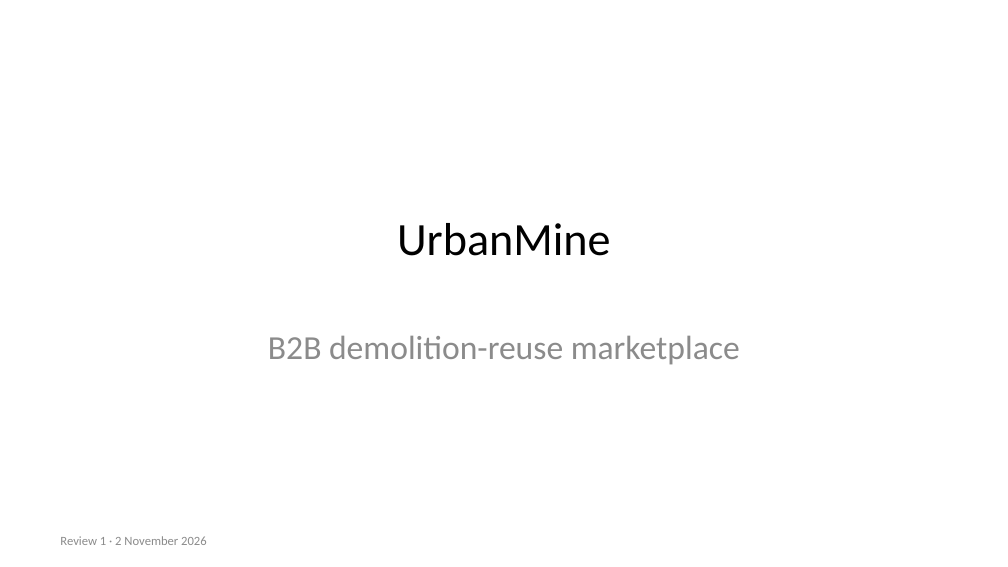
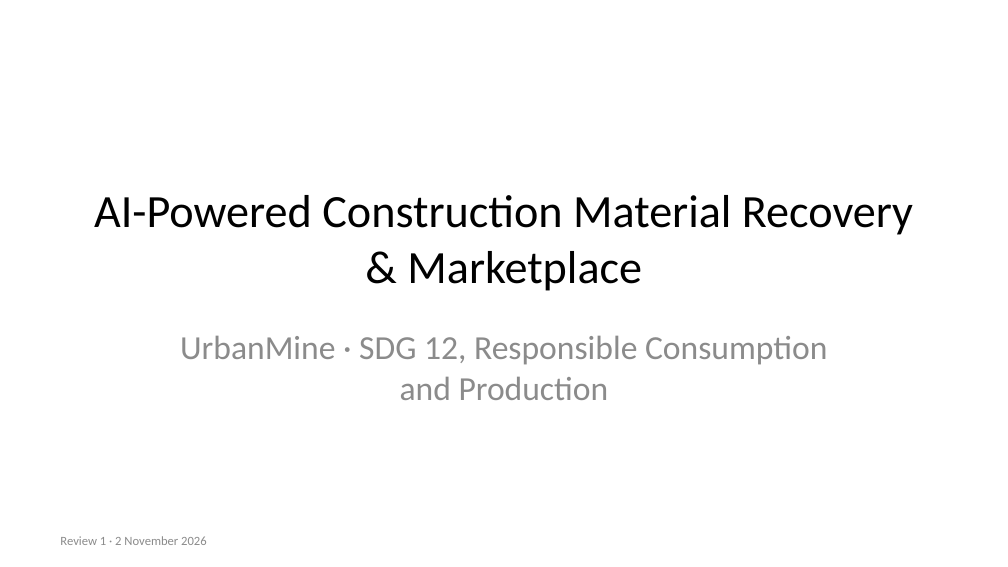
Before and after one commit to Aayush-Ate/urbanmine, a slide deck: slide 1 of docs/UrbanMine-Review-2026-11-02.pptx. Drawn at 1008x567 pixels with LibreOffice and Linux fonts; fonts in the diff are those of the drawing. Boxes give left, top, right and bottom in pixels: in the first picture for what was removed or moved away, otherwise in the second. Text is boxed around its words. In the diff, an @@ line names an element or a change of style, - is before the commit and + after.

```diff
--- a/docs/UrbanMine-Review-2026-11-02.pptx
+++ b/docs/UrbanMine-Review-2026-11-02.pptx
@@ title at (94, 195, 913, 291): text changed @@
-UrbanMine
+AI-Powered Construction Material Recovery & Marketplace
@@ subtitle at (180, 335, 827, 400): text changed @@
-B2B demolition-reuse marketplace
+UrbanMine · SDG 12, Responsible Consumption and Production
```
Also in this commit, not shown: 2 slides added, 1 other file.
